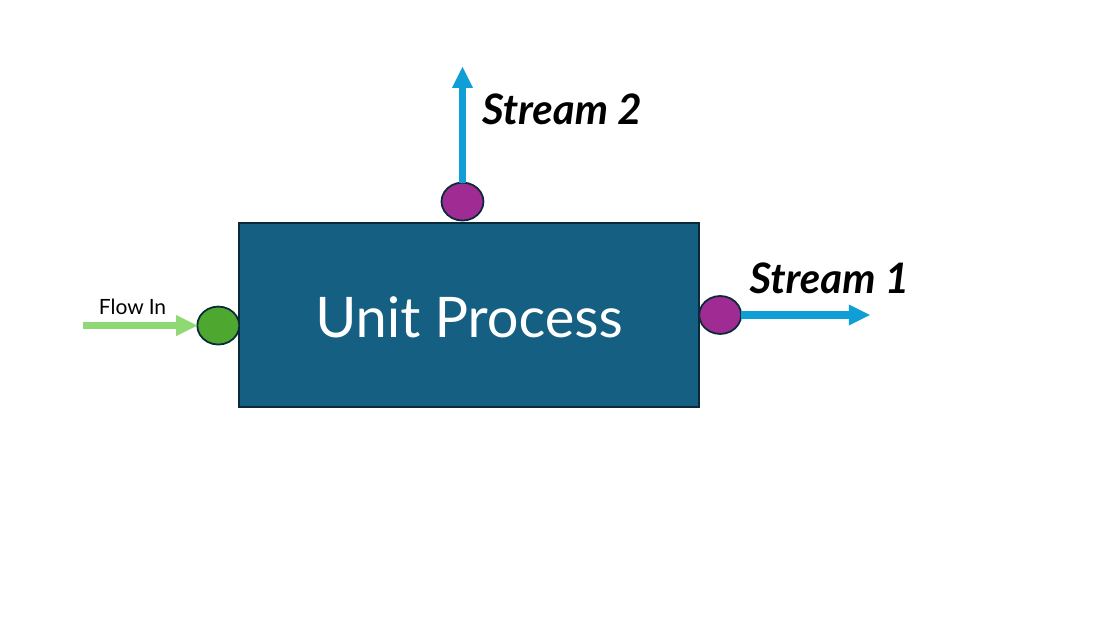
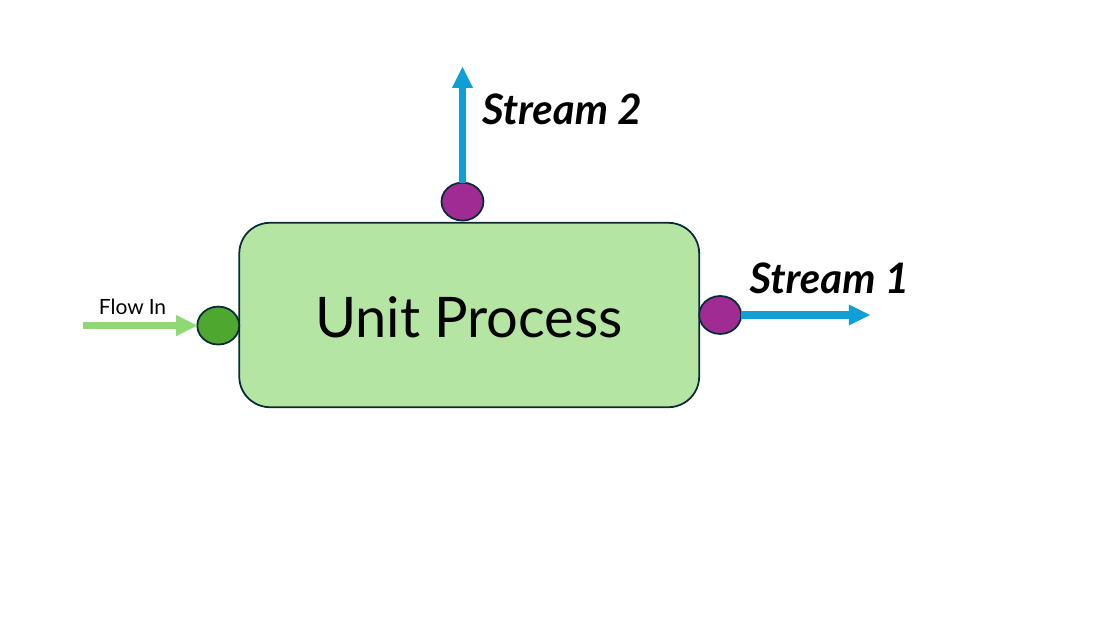
Before and after one commit to llvdrhau/OUTDOOR_USC, a slide deck: slide 2 of src/outdoor/user_interface/dialogs/figures/Raw figure separation.pptx. Drawn at 1120x630 pixels with LibreOffice and Linux fonts; fonts in the diff are those of the drawing. Boxes give left, top, right and bottom in pixels: in the first picture for what was removed or moved away, otherwise in the second. Text is boxed around its words. In the diff, an @@ line names an element or a change of style, - is before the commit and + after.

```diff
--- a/src/outdoor/user_interface/dialogs/figures/Raw figure separation.pptx
+++ b/src/outdoor/user_interface/dialogs/figures/Raw figure separation.pptx
@@ rounded rectangle "Unit Process" at [239,223,700,408]: text colour #FFFFFF to #000000; rectangle to rounded rectangle; fill #156082 to #B4E5A2 @@
```
Also in this commit, not shown: 3 other slides changed, 1 slide added, 8 other files.
